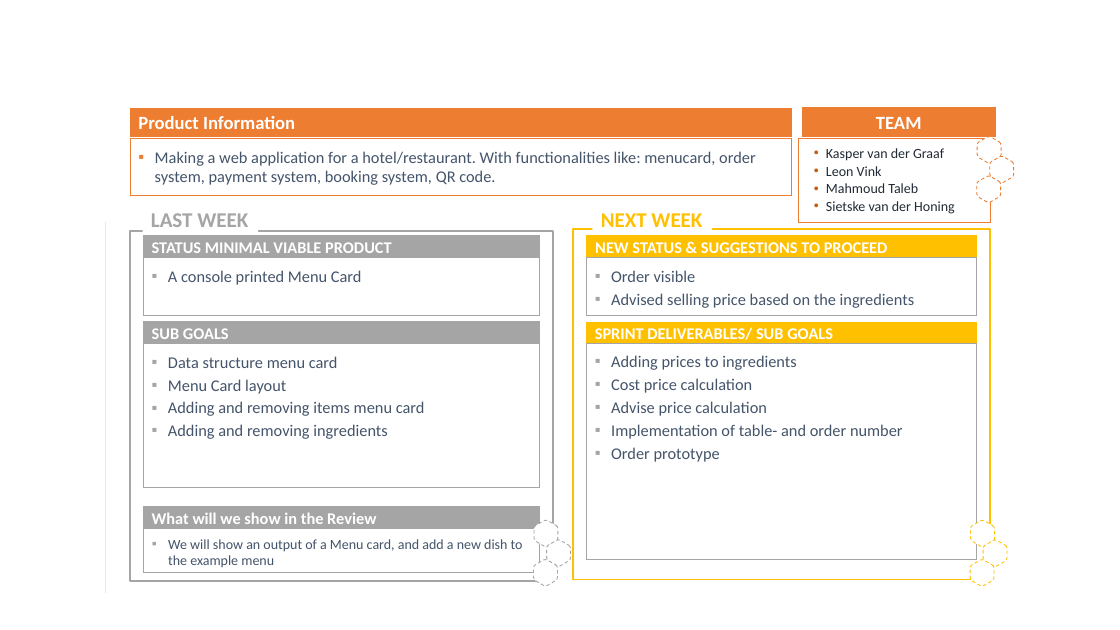
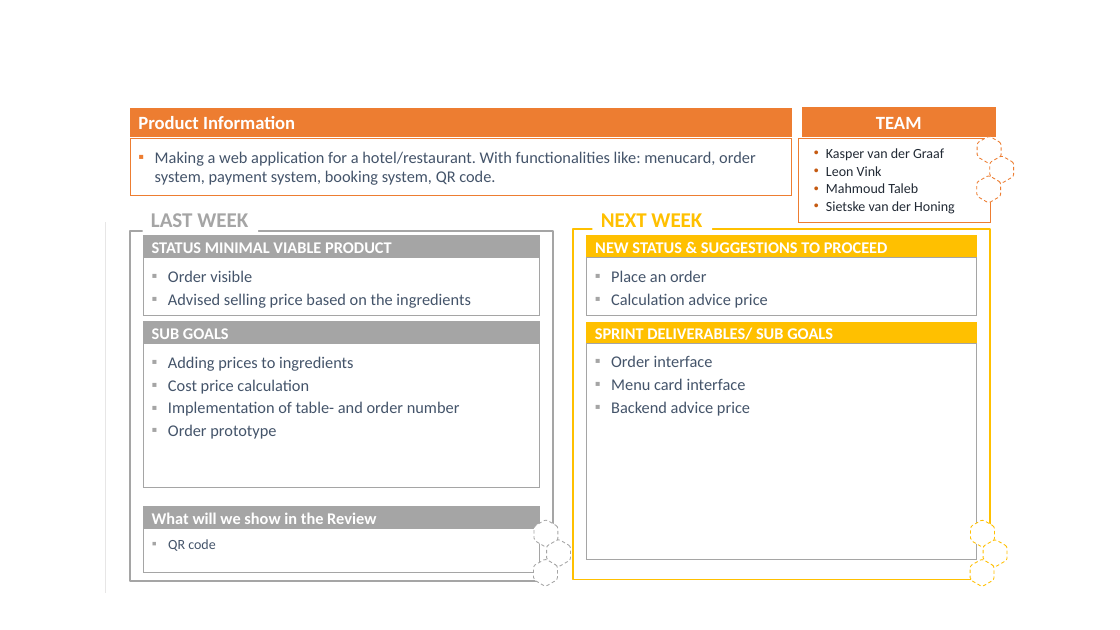
Before and after one commit to leonwvink/KLMS, a slide deck: slide 1 of PresentationSETRACK.pptx. Drawn at 1120x630 pixels with LibreOffice and Linux fonts; fonts in the diff are those of the drawing. Boxes give left, top, right and bottom in pixels: in the first picture for what was removed or moved away, otherwise in the second. Text is boxed around its words. In the diff, an @@ line names an element or a change of style, - is before the commit and + after.

Commit message:
presentation

```diff
--- a/PresentationSETRACK.pptx
+++ b/PresentationSETRACK.pptx
@@ text in rectangle at (x1=168, y1=270, x2=470, y2=308): text changed @@
-▪ A console printed Menu Card
+▪ Order visible
+▪ Advised selling price based on the ingredients
@@ text in rectangle at (x1=611, y1=270, x2=768, y2=308): text changed @@
-▪ Order visible
-▪ Advised selling price based on the ingredients
+▪ Place an order
+▪ Calculation advice price
@@ text in rectangle at (x1=168, y1=356, x2=460, y2=439): text changed @@
-▪ Data structure menu card
-▪ Menu Card layout
-▪ Adding and removing items menu card
-▪ Adding and removing ingredients
+▪ Adding prices to ingredients
+▪ Cost price calculation
+▪ Implementation of table- and order number
+▪ Order prototype
@@ text in rectangle at (x1=611, y1=355, x2=750, y2=416): text changed @@
-▪ Adding prices to ingredients
-▪ Cost price calculation
-▪ Advise price calculation
-▪ Implementation of table- and order number
-▪ Order prototype
+▪ Order interface
+▪ Menu card interface
+▪ Backend advice price
@@ text in rectangle at (x1=168, y1=539, x2=215, y2=551): text changed @@
-▪ We will show an output of a Menu card, and add a new dish to the example menu
+▪ QR code
```
Also in this commit, not shown: 3 other files.
